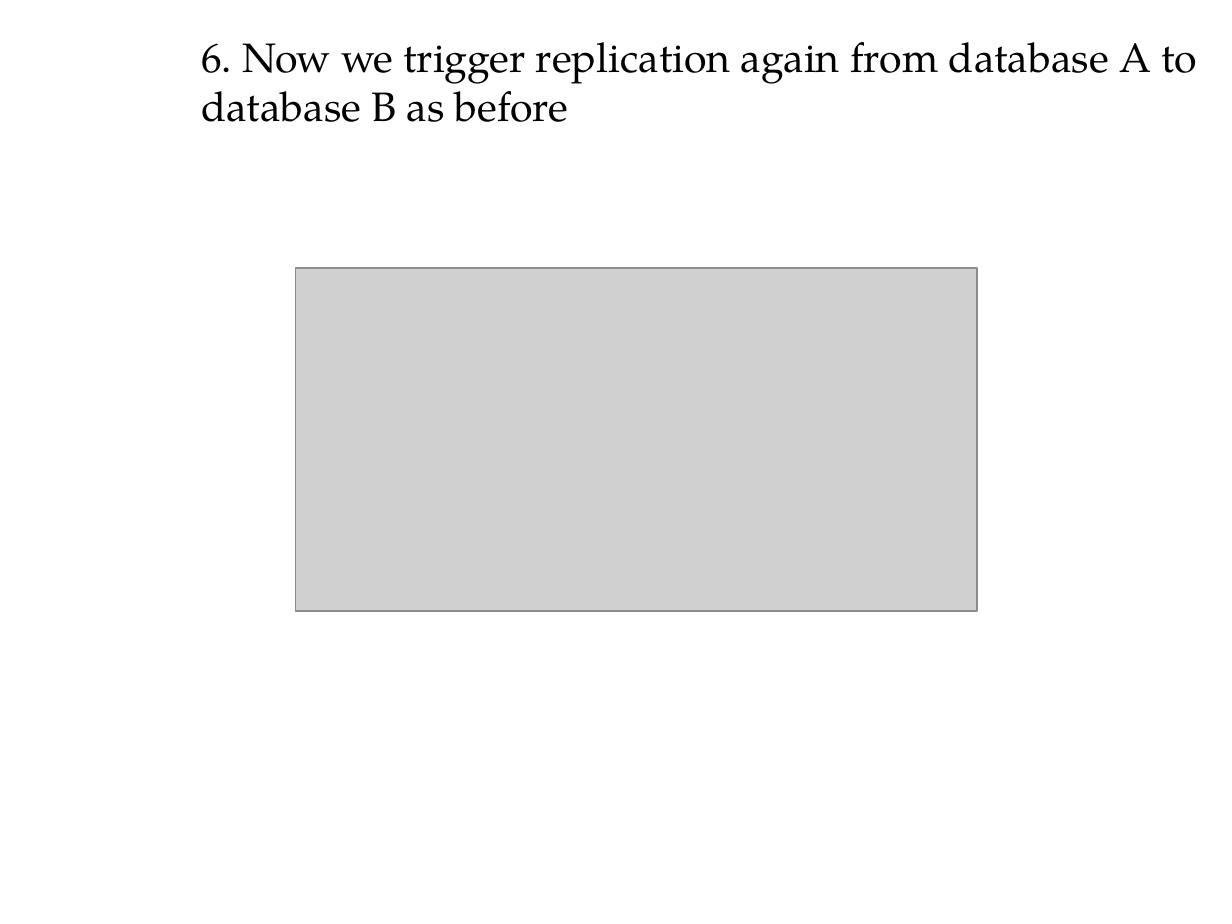
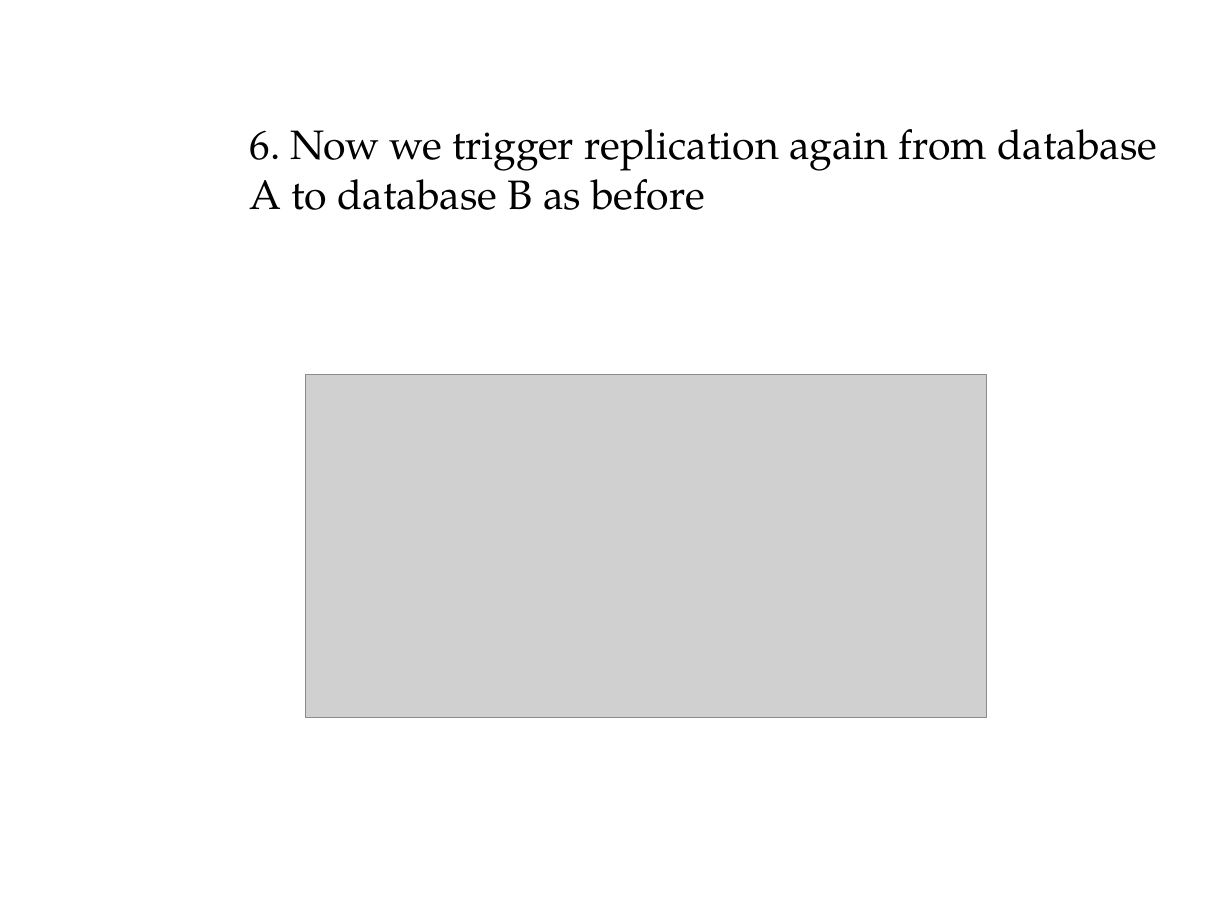
Before and after one commit to rohanz1993/Team_9_Heroku_Shopping_Cart_-_AWS_NoSQL_Service, a slide deck: slide 19 of Donita/CouchDB.pptx (slide 18 before the commit). Drawn at 1232x924 pixels with LibreOffice and Linux fonts; fonts in the diff are those of the drawing; grey boxes stand for pictures; background and template pictures are left out. Boxes give left, top, right and bottom in pixels: in the first picture for what was removed or moved away, otherwise in the second. Text is boxed around its words. In the diff, an @@ line names an element or a change of style, - is before the commit and + after.

```diff
--- a/Donita/CouchDB.pptx
+++ b/Donita/CouchDB.pptx
@@ text "6. Now we trigger replication ..." rewrapped from (201,42,1196,122) to (250,129,1157,210) @@
@@ picture: place and size @@
-picture at (296,269,977,611)
+picture at (306,375,987,717)
```
Also in this commit, not shown: 14 other slides changed, 4 slides added.
